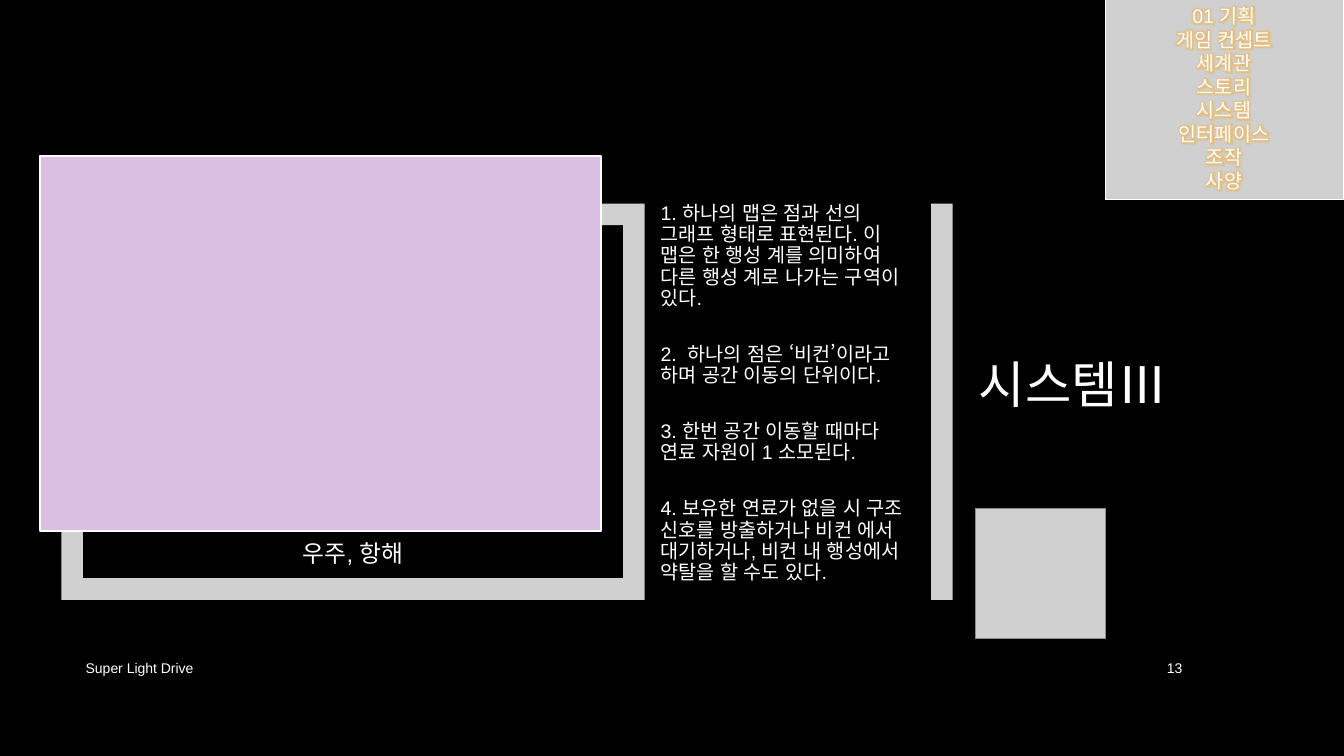
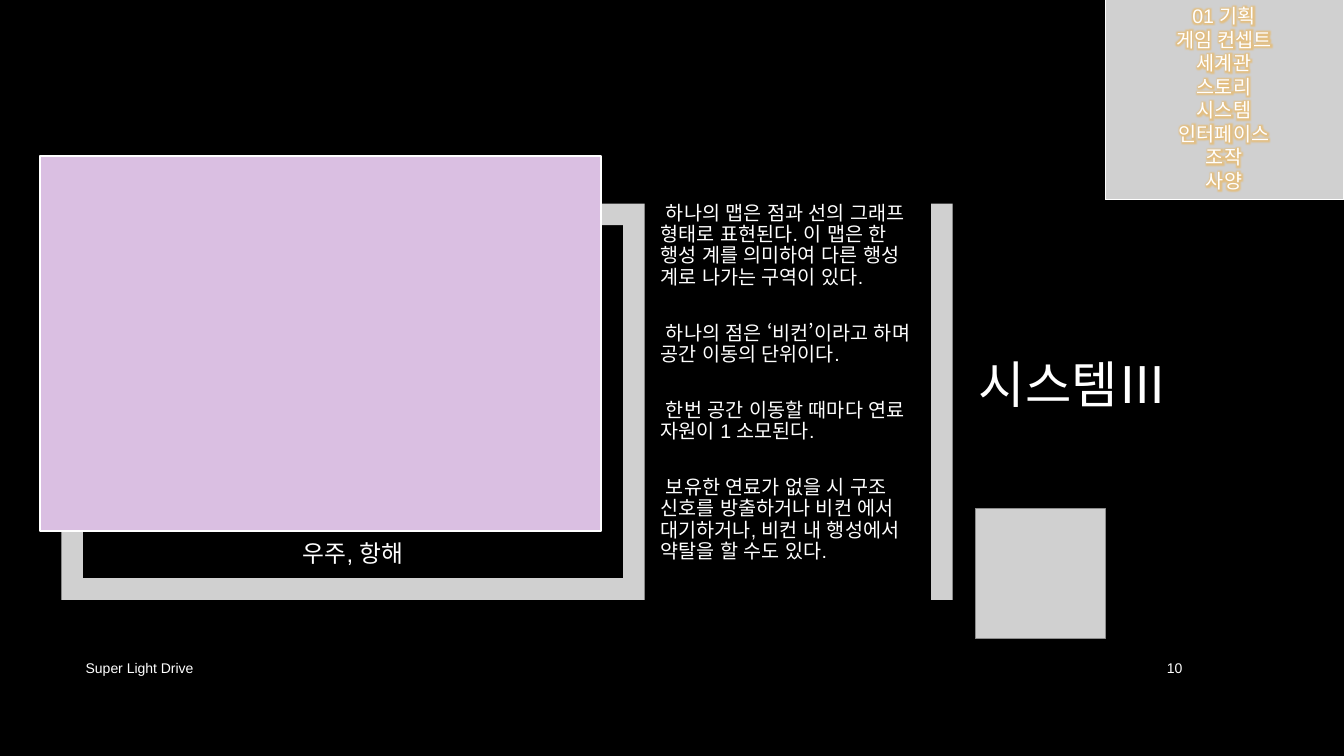
Before and after one commit to iconstudio/2017-Platformer, a slide deck: slide 10 of slides/SuperLightDrive_20171228.pptx (slide 13 before the commit). Drawn at 1344x756 pixels with LibreOffice and Linux fonts; fonts in the diff are those of the drawing; grey boxes stand for pictures; background and template pictures are left out. Boxes give left, top, right and bottom in pixels: in the first picture for what was removed or moved away, otherwise in the second. Text is boxed around its words. In the diff, an @@ line names an element or a change of style, - is before the commit and + after.

```diff
--- a/slides/SuperLightDrive_20171228.pptx
+++ b/slides/SuperLightDrive_20171228.pptx
@@ text at [661, 203, 910, 560]: text changed @@
-1. 하나의 맵은 점과 선의 그래프 형태로 표현된다. 이 맵은 한 행성 계를 의미하여 다른 행성 계로 나가는 구역이 있다.
-2. 하나의 점은 ‘비컨’이라고 하며 공간 이동의 단위이다.
-3. 한번 공간 이동할 때마다 연료 자원이 1 소모된다.
-4. 보유한 연료가 없을 시 구조 신호를 방출하거나 비컨 에서 대기하거나, 비컨 내 행성에서 약탈을 할 수도 있다.
+하나의 맵은 점과 선의 그래프 형태로 표현된다. 이 맵은 한 행성 계를 의미하여 다른 행성 계로 나가는 구역이 있다.
+하나의 점은 ‘비컨’이라고 하며 공간 이동의 단위이다.
+한번 공간 이동할 때마다 연료 자원이 1 소모된다.
+보유한 연료가 없을 시 구조 신호를 방출하거나 비컨 에서 대기하거나, 비컨 내 행성에서 약탈을 할 수도 있다.
@@ page number at [1167, 663, 1183, 673]: text changed @@
-13
+10
```
Also in this commit, not shown: 12 other slides changed, 3 slides added, 7 other files.
